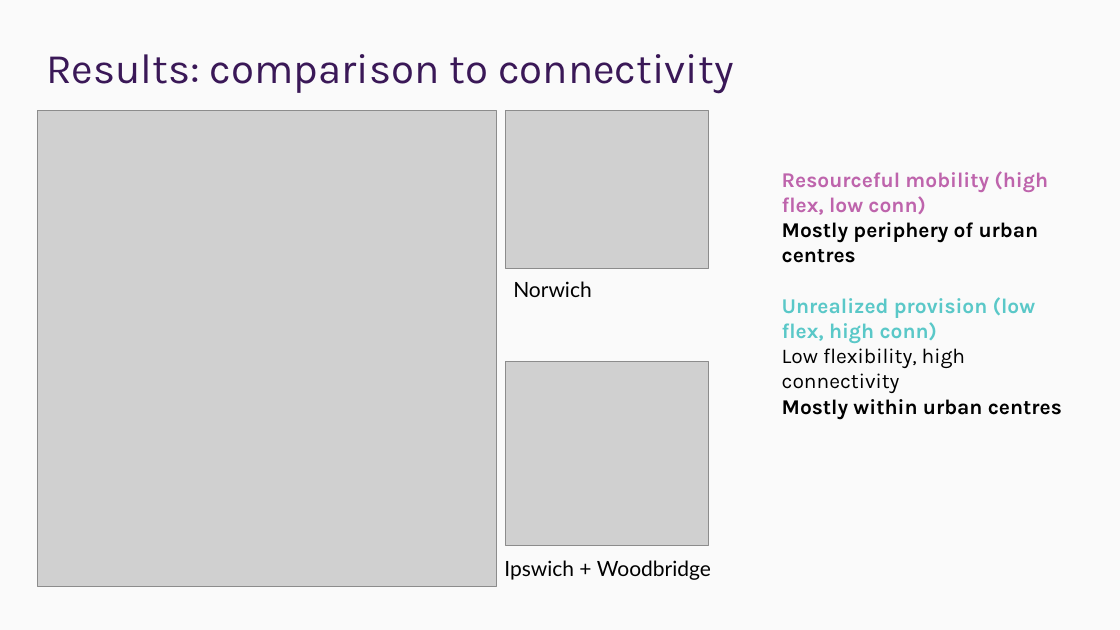
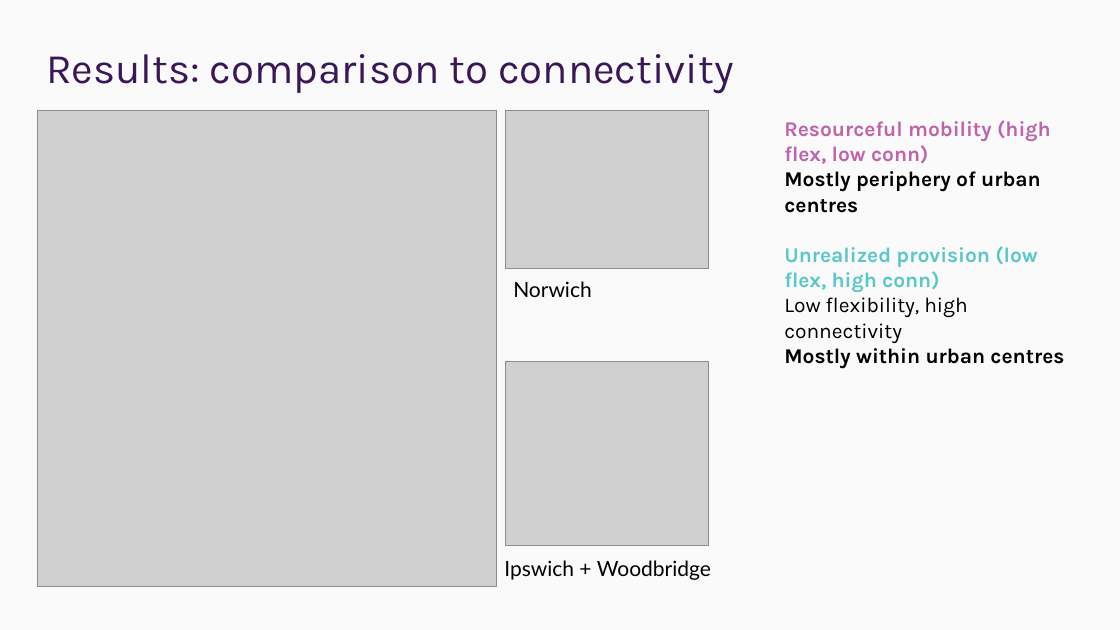
Before and after one commit to mjmwood/mjmwood.github.io, a slide deck: slide 15 of docs/presentations/Maria_Wood_Quantifying_Flexibility.pptx (slide 16 before the commit). Drawn at 1120x630 pixels with LibreOffice and Linux fonts; fonts in the diff are those of the drawing; grey boxes stand for pictures; background and template pictures are left out. Boxes give left, top, right and bottom in pixels: in the first picture for what was removed or moved away, otherwise in the second. Text is boxed around its words. In the diff, an @@ line names an element or a change of style, - is before the commit and + after.

```diff
--- a/docs/presentations/Maria_Wood_Quantifying_Flexibility.pptx
+++ b/docs/presentations/Maria_Wood_Quantifying_Flexibility.pptx
@@ text "Resourceful mobility (high flex, low ..." moved from (x1=782, y1=171, x2=1062, y2=419) to (x1=784, y1=120, x2=1064, y2=369) @@
```
Also in this commit, not shown: 3 other slides changed, 1 slide added, 1 slide removed, 8 other files.
